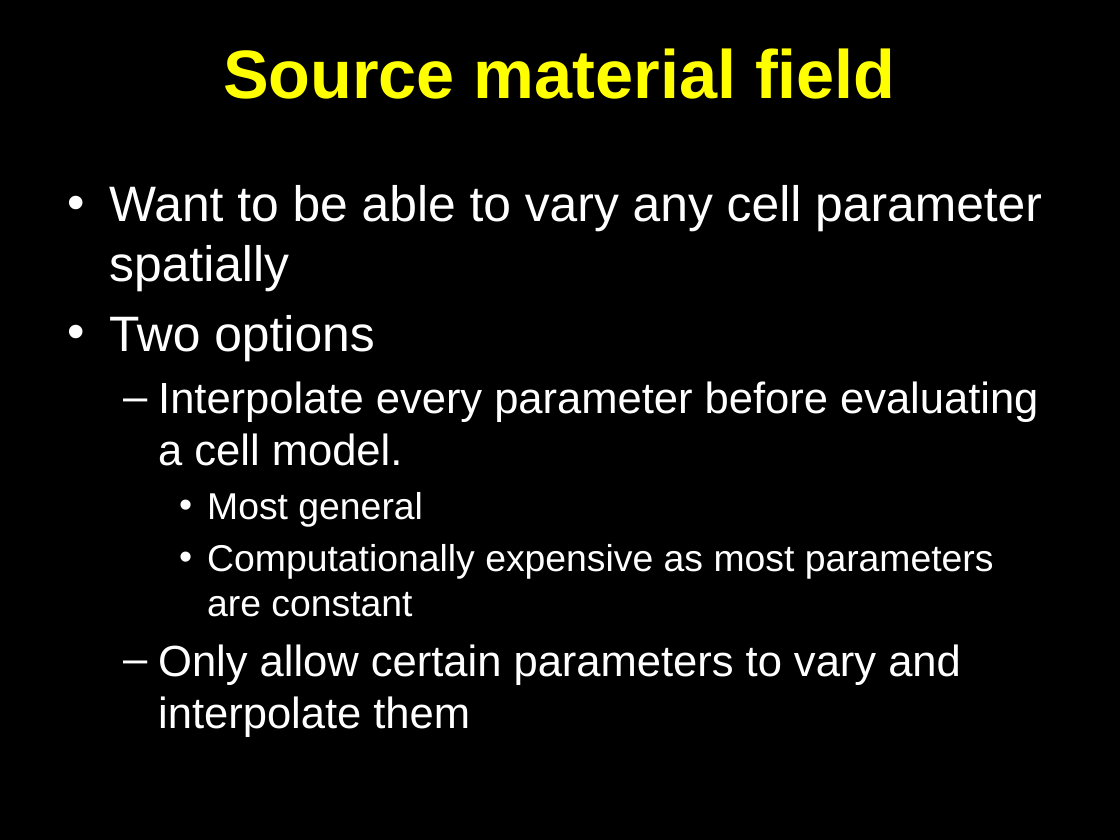
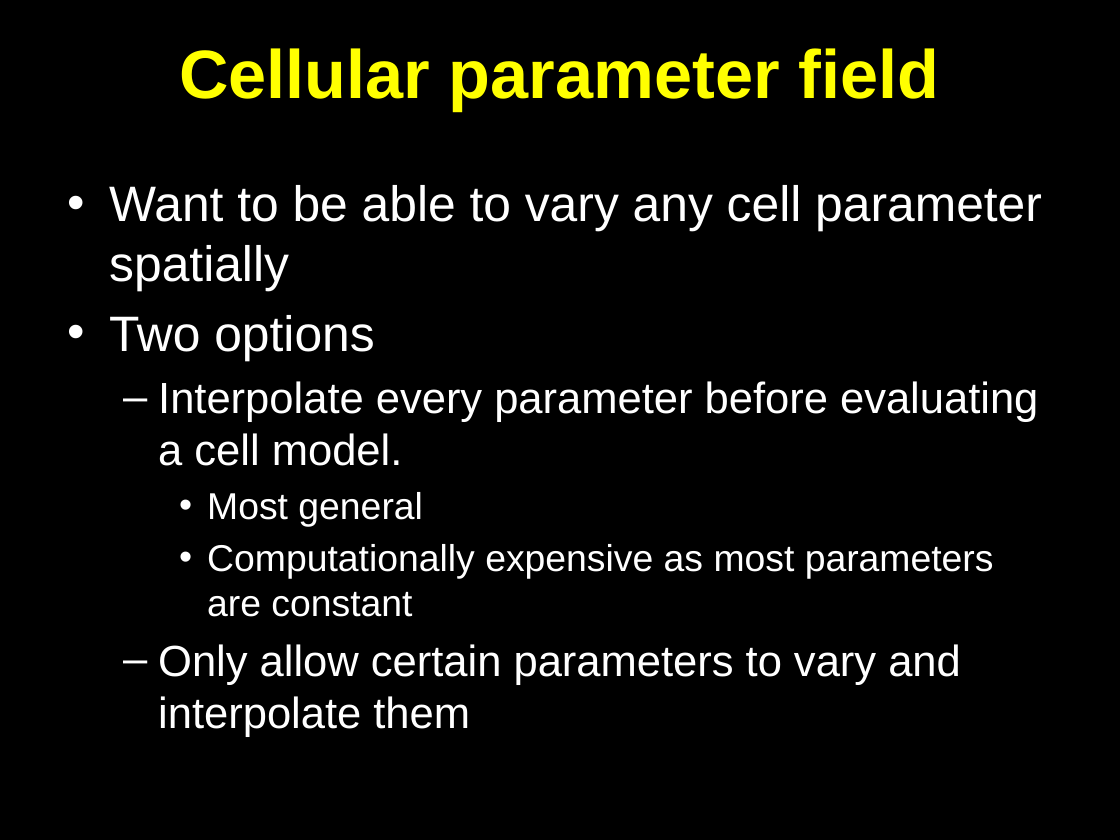
Before and after one commit to OpenCMISS/cm, a slide deck: slide 102 of doc/openCMISS.pptx (slide 83 before the commit). Drawn at 1120x840 pixels with LibreOffice and Linux fonts; fonts in the diff are those of the drawing. Boxes give left, top, right and bottom in pixels: in the first picture for what was removed or moved away, otherwise in the second. Text is boxed around its words. In the diff, an @@ line names an element or a change of style, - is before the commit and + after.

```diff
--- a/doc/openCMISS.pptx
+++ b/doc/openCMISS.pptx
@@ title at (x1=179, y1=48, x2=939, y2=110): text changed @@
-Source material field
+Cellular parameter field
```
Also in this commit, not shown: 19 other slides changed, 12 slides added, 2 slides removed.
